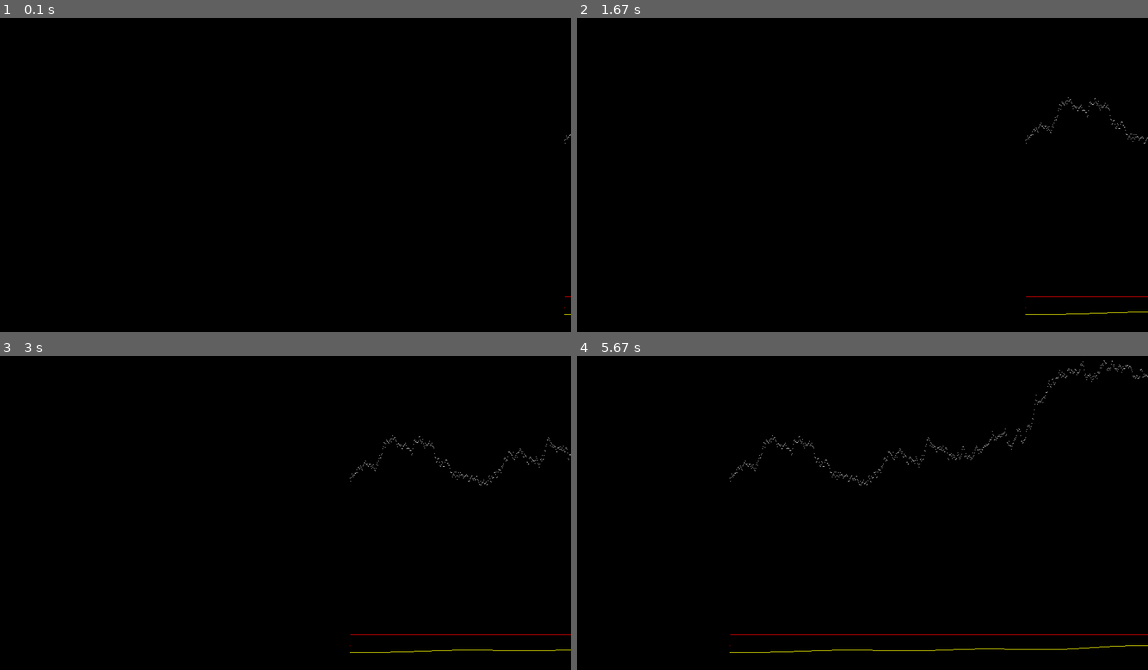
Above: before the commit, frames 1-4 (two rows, left to right).
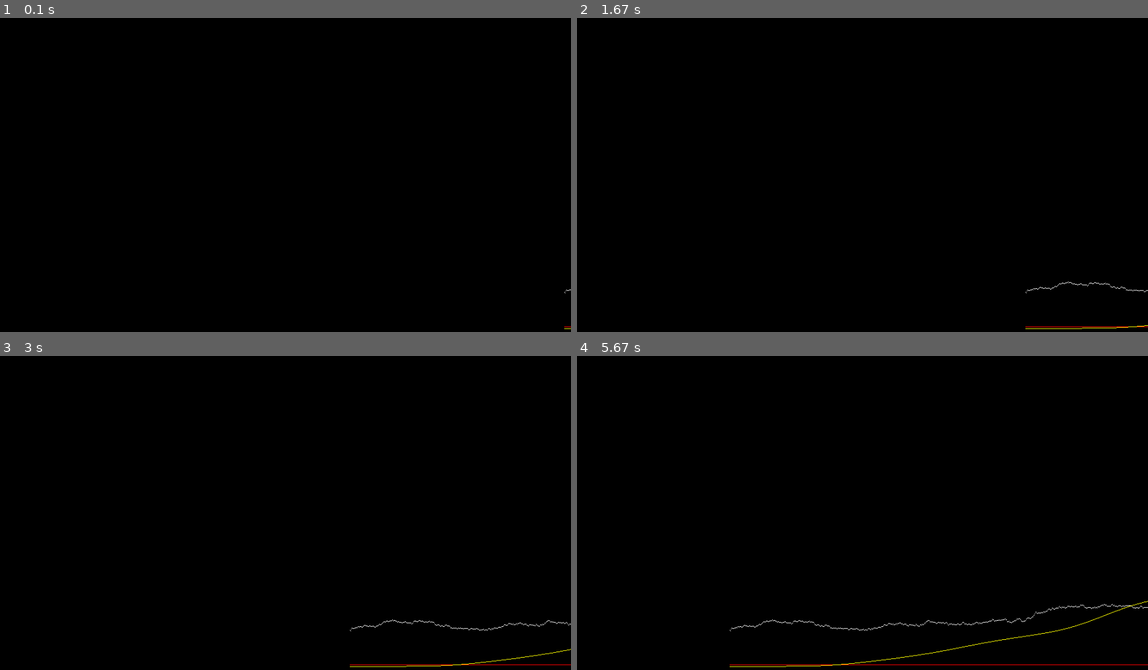
Above: after the commit, the same moments.

Repository: troncosoae/tareas-ctrl-intel
Game: pygame game, started from t6/main.py
Two runs of this game, one before a commit and one after it. Both use one fixed random seed, a clock stepped at 60 frames per second and the inputs below.
Inputs:
- Up to frame 1 (0.1 s): no input
- Up to frame 2 (1.67 s): no input
- Up to frame 3 (3 s): no input
- Up to frame 4 (5.67 s): no input

The runs differ from the first frame. In frame 1, less than 0.1% of the frame differs, in the area x 98-100%, y 37-100%; in frame 2, 0.5%; in frame 3, 0.9%; in frame 4, 1.7%, in the area x 26-100%, y 1-100%.

Commit message:
progress boxes

Diff:
--- a/t6/SystemBoxes.py
+++ b/t6/SystemBoxes.py
@@ -17,7 +17,6 @@
         if self.counter > 1000:
             self.counter = 0
             self.on = not self.on
-        print(self.on)
         return_dict = {}
         for key in self.output_keys:
             return_dict[key] = 1 if self.on else 0
@@ -54,6 +53,9 @@
         self.state['v_s'] += np.random.normal(0, self.chars['sigma_s'])
         v_W = self.state['v_m'] + self.state['v_s'] + self.state['v_ws'] + \
             self.state['v_ts']
+
+        for key in self.state:
+            self.state[key] = np.abs(self.state[key])
 
         return {
             'v_m':  self.state['v_m'],
@@ -165,7 +167,13 @@
             self, key, ['v_W', 'beta_r', 'omega_r'], ['beta_m', 'tau_r'])
 
         def default_Cq(lmbda, beta):
-            return 0.45*np.cos(beta)/lmbda
+            if beta >= np.pi:
+                return 0
+            elif beta < 0:
+                return 0
+            A = 2/(1 + np.exp(-0.25*lmbda)) - 1
+            Cq = A*(1 - np.cos(2*beta))
+            return Cq
 
         self.chars = {
             'zeta': kwargs.get('zeta', 0.6),  # damping factor
--- a/t6/main.py
+++ b/t6/main.py
@@ -36,8 +36,7 @@
             'omega_g': (255, 255, 0),
             'beta_r': (255, 0, 0)
         },
-        -1, 20, pygame_fs, get_close_sim_for_box(sim))
-    input_box = InputBox('inpt_box', Ts, ['beta_r'])
+        -1, 100, pygame_fs, get_close_sim_for_box(sim))
 
     sim.add_box(wind_model)
     sim.add_box(blade_pitch_system, {'beta_r': np.pi/8, 'omega_r': 0})
@@ -45,7 +44,6 @@
     sim.add_box(generator_converter_model, {'tau_gr': 0})
     sim.add_box(measurer)
     sim.add_box(pygame_tracker)
-    sim.add_box(input_box)
 
     sim.run()
 
Not shown, changed: t6/README.md
